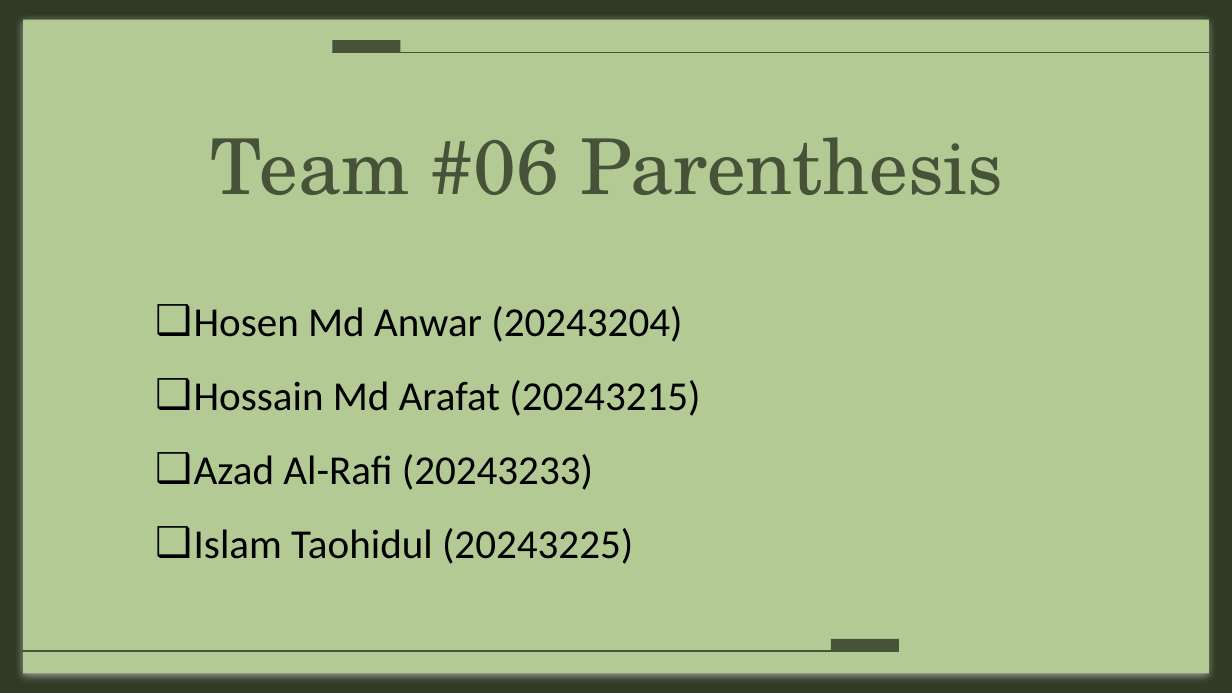
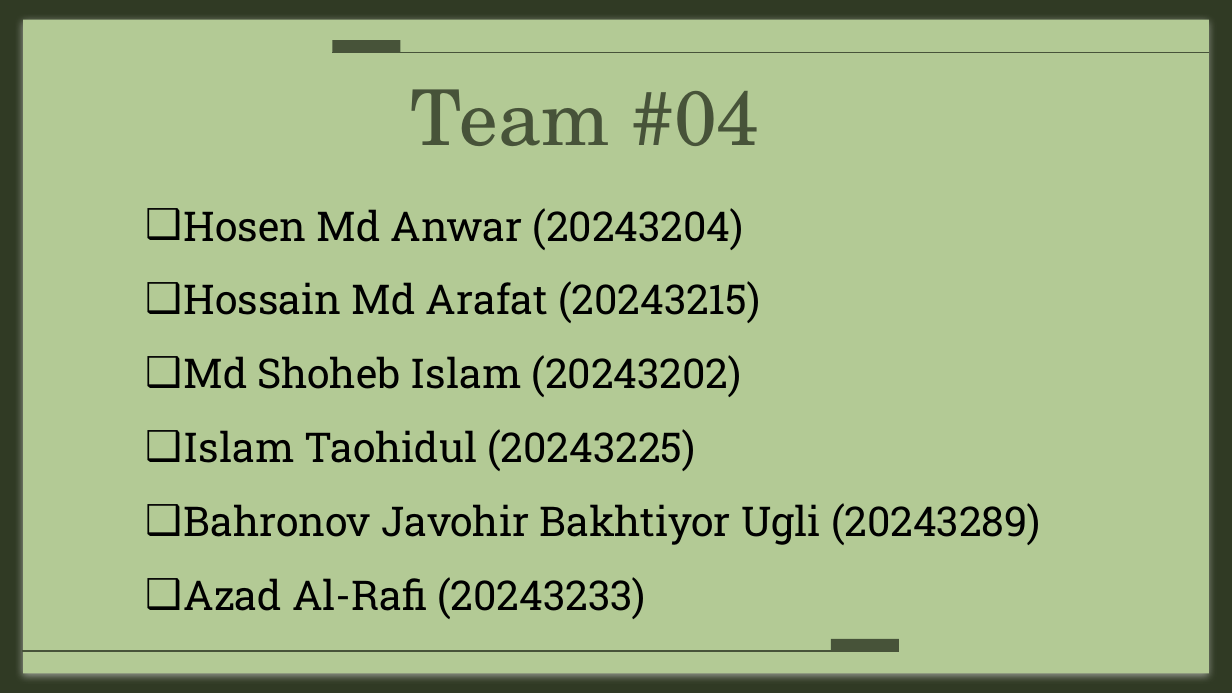
Before and after one commit to azharanowar/fathers-bank-cpp, a slide deck: slide 2 of Presentation.pptx. Drawn at 1232x693 pixels with LibreOffice and Linux fonts; fonts in the diff are those of the drawing. Boxes give left, top, right and bottom in pixels: in the first picture for what was removed or moved away, otherwise in the second. Text is boxed around its words. In the diff, an @@ line names an element or a change of style, - is before the commit and + after.

```diff
--- a/Presentation.pptx
+++ b/Presentation.pptx
@@ title at <box>411,89,759,146</box>: text changed @@
-Team #06 Parenthesis
+Team #04
@@ text "Hosen Md Anwar (20243204)": place and size @@
-text "Hosen Md Anwar (20243204)" at <box>194,306,700,564</box>
+text "Hosen Md Anwar (20243204)" at <box>184,208,1041,619</box>
@@ text at <box>184,208,760,619</box>: font Calibri to Roboto Slab in "Hosen Md Anwar (20243204)", "Hossain Md Arafat (20243215)", "Azad Al-Rafi (20243233)" @@
@@ text at <box>184,355,1041,545</box>: paragraphs added @@
+❑ Md Shoheb Islam (20243202)
+❑ Islam Taohidul (20243225)
+❑ Bahronov Javohir Bakhtiyor Ugli (20243289)
@@ text at <box>194,528,633,564</box>: paragraph removed @@
-❑ Islam Taohidul (20243225)
```
Also in this commit, not shown: 3 other slides changed, 5 slides added, 7 slides removed.
